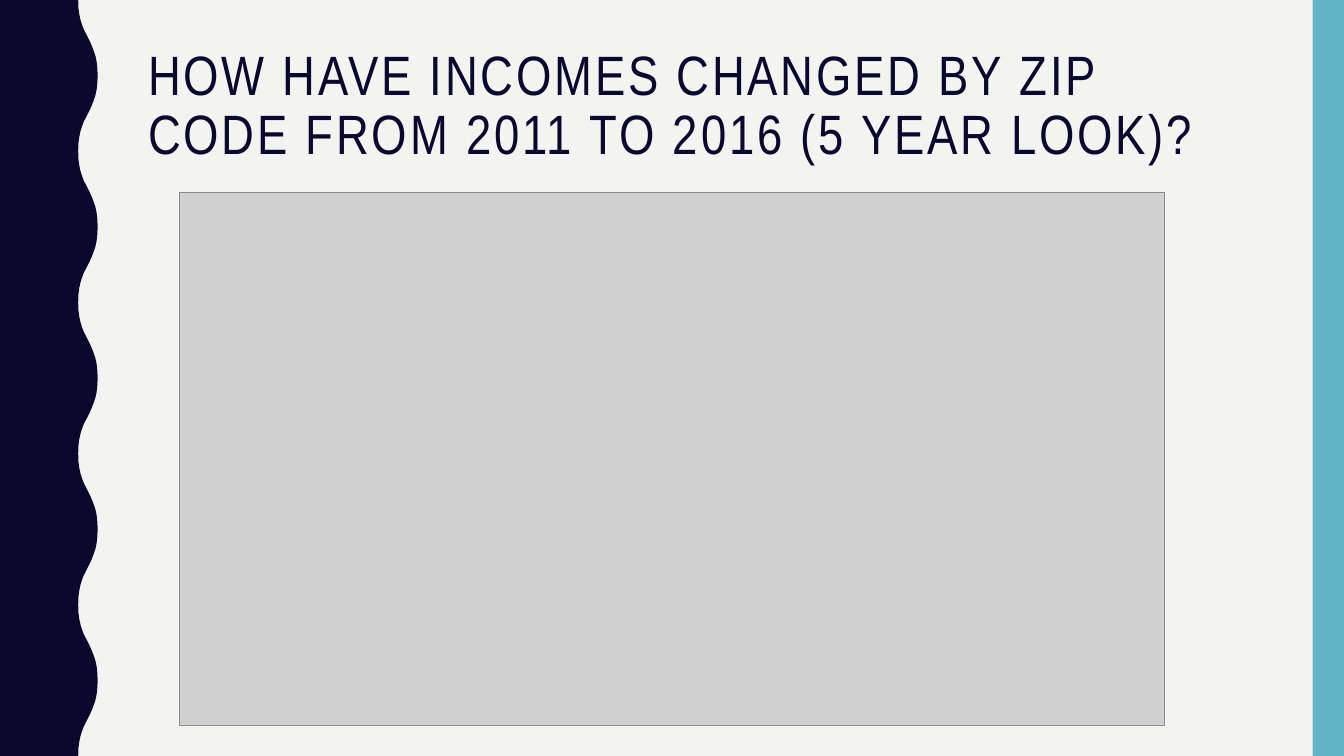
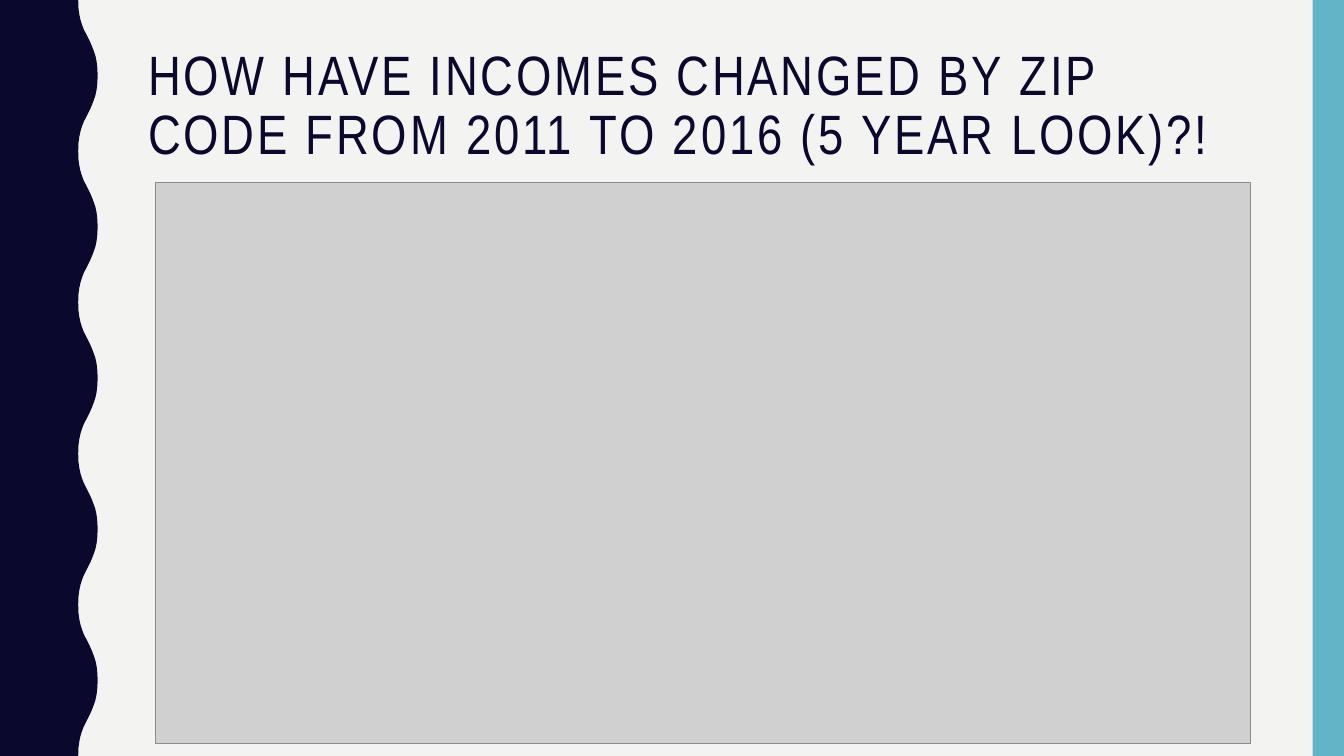
Before and after one commit to Kerrykova/Project1, a slide deck: slide 6 of Presentation/Presentation Final.pptx (slide 3 before the commit). Drawn at 1344x756 pixels with LibreOffice and Linux fonts; fonts in the diff are those of the drawing; grey boxes stand for pictures. Boxes give left, top, right and bottom in pixels: in the first picture for what was removed or moved away, otherwise in the second. Text is boxed around its words. In the diff, an @@ line names an element or a change of style, - is before the commit and + after.

```diff
--- a/Presentation/Presentation Final.pptx
+++ b/Presentation/Presentation Final.pptx
@@ title at (x1=148, y1=56, x2=1207, y2=165): text changed @@
-HOW HAVE INCOMES CHANGED BY ZIP CODE FROM 2011 TO 2016 (5 YEAR LOOK)?
+HOW HAVE INCOMES CHANGED BY ZIP CODE FROM 2011 TO 2016 (5 YEAR LOOK)?!
@@ picture resized from (x1=179, y1=193, x2=1165, y2=726) to (x1=155, y1=182, x2=1251, y2=744) @@
```
Also in this commit, not shown: 7 other slides changed, 1 slide added.
